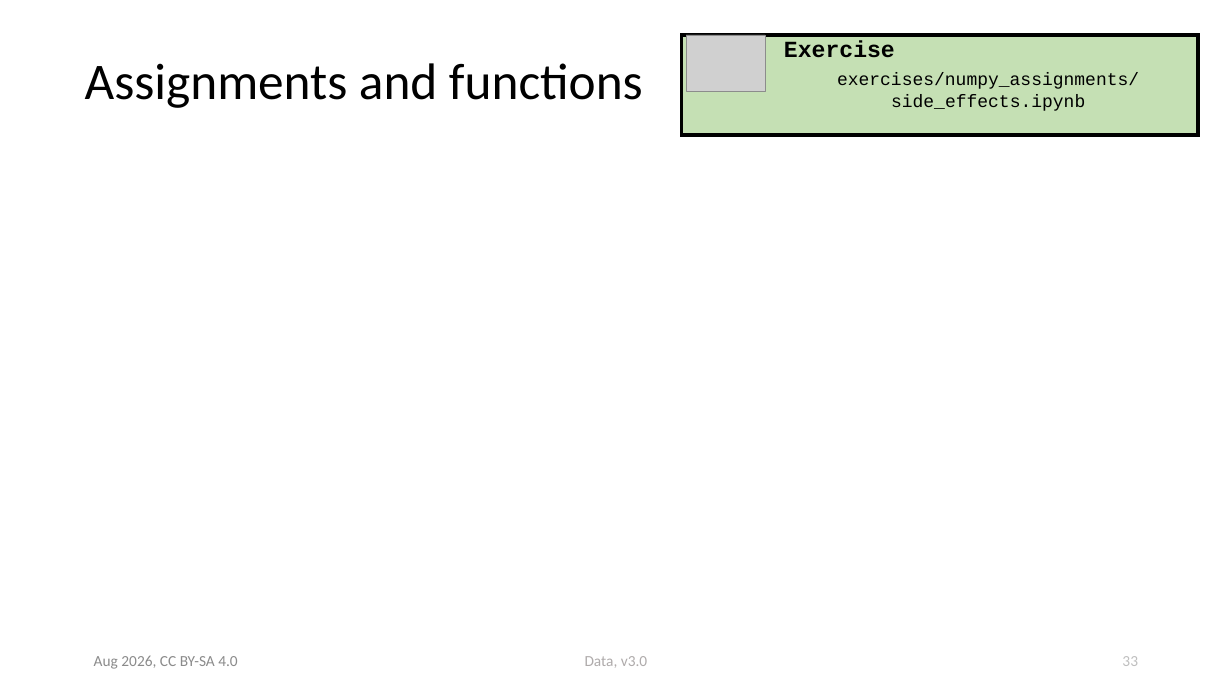
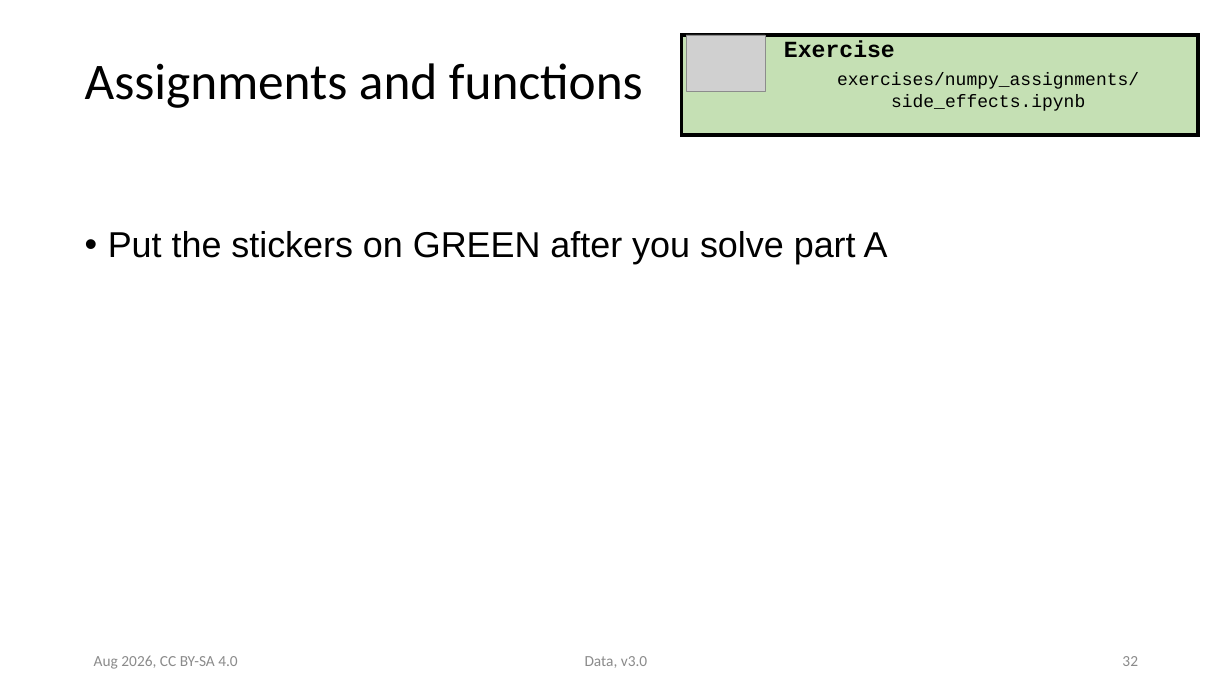
Before and after one commit to ASPP/data_class, a slide deck: slide 32 of numpy.pptx (slide 33 before the commit). Drawn at 1232x693 pixels with LibreOffice and Linux fonts; fonts in the diff are those of the drawing; grey boxes stand for pictures. Boxes give left, top, right and bottom in pixels: in the first picture for what was removed or moved away, otherwise in the second. Text is boxed around its words. In the diff, an @@ line names an element or a change of style, - is before the commit and + after.

```diff
--- a/numpy.pptx
+++ b/numpy.pptx
@@ text added at bbox=[108, 231, 888, 264], 28 pt, text #000000 @@
+• Put the stickers on GREEN after you solve part A
@@ text "Data, v3.0" at bbox=[585, 656, 647, 668]: text colour #AFABAB to #8B8B8B @@
@@ page number at bbox=[1122, 656, 1138, 666]: text changed; text colour #BFBFBF to #8B8B8B @@
-33
+32
```
Also in this commit, not shown: 8 other slides changed.
